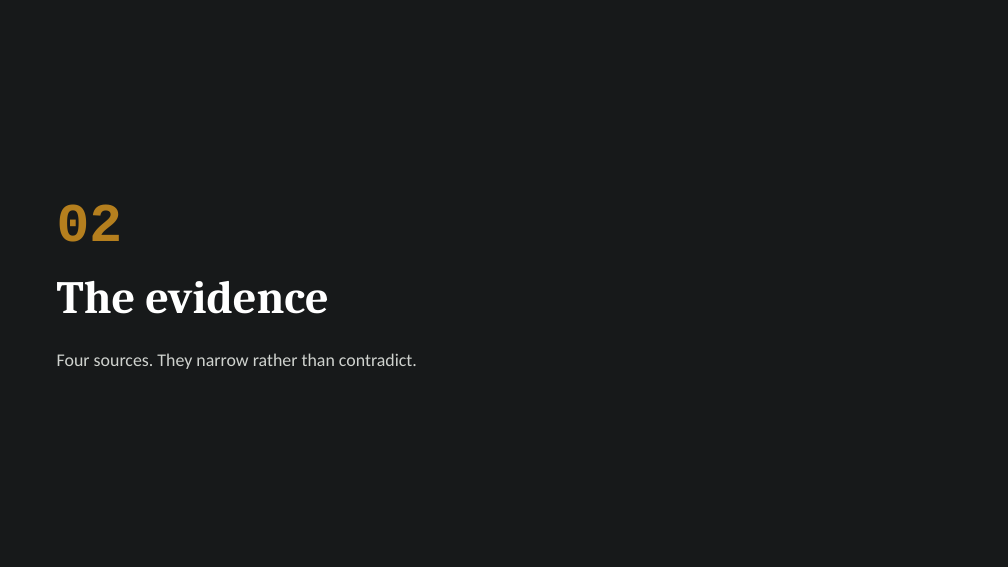
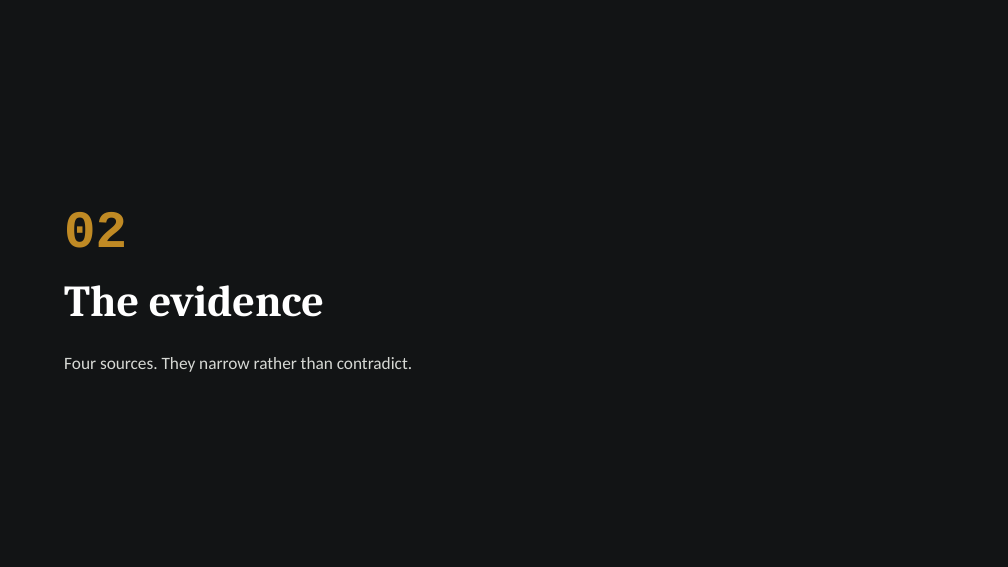
Before and after one commit to parthsevak2/curb-cut, a slide deck: slide 8 of submission/Curb-Cut.pptx (slide 5 before the commit). Drawn at 1008x567 pixels with LibreOffice and Linux fonts; fonts in the diff are those of the drawing. Boxes give left, top, right and bottom in pixels: in the first picture for what was removed or moved away, otherwise in the second. Text is boxed around its words. In the diff, an @@ line names an element or a change of style, - is before the commit and + after.

```diff
--- a/submission/Curb-Cut.pptx
+++ b/submission/Curb-Cut.pptx
@@ background #17191A to #121415 @@
@@ text "02": place and size @@
-text "02" at box(57, 204, 122, 242)
+text "02" at box(64, 212, 127, 248)
@@ text "02" at box(64, 212, 127, 248): size 52 to 50 pt, text colour #B57F1E to #C08A24 @@
@@ text "The evidence": place and size @@
-text "The evidence" at box(57, 281, 328, 314)
+text "The evidence" at box(64, 285, 324, 317)
@@ text "The evidence" at box(64, 285, 324, 317): size 44 to 42 pt @@
@@ text "Four sources. They narrow rather ...": place and size @@
-text "Four sources. They narrow rather ..." at box(57, 353, 417, 369)
+text "Four sources. They narrow rather ..." at box(64, 357, 412, 372)
@@ text "Four sources. They narrow rather ..." at box(64, 357, 412, 372): size 17 to 16.5 pt, text colour #CFD2CE to #D6D8D4 @@
```
Also in this commit, not shown: 11 other slides changed, 7 slides added, 5 slides removed, 1 other file.
